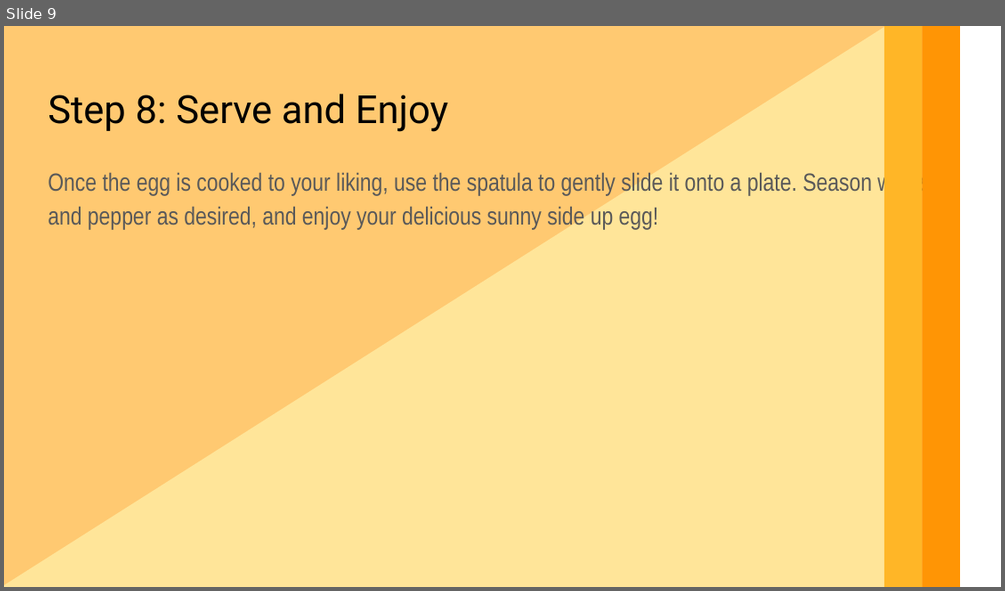
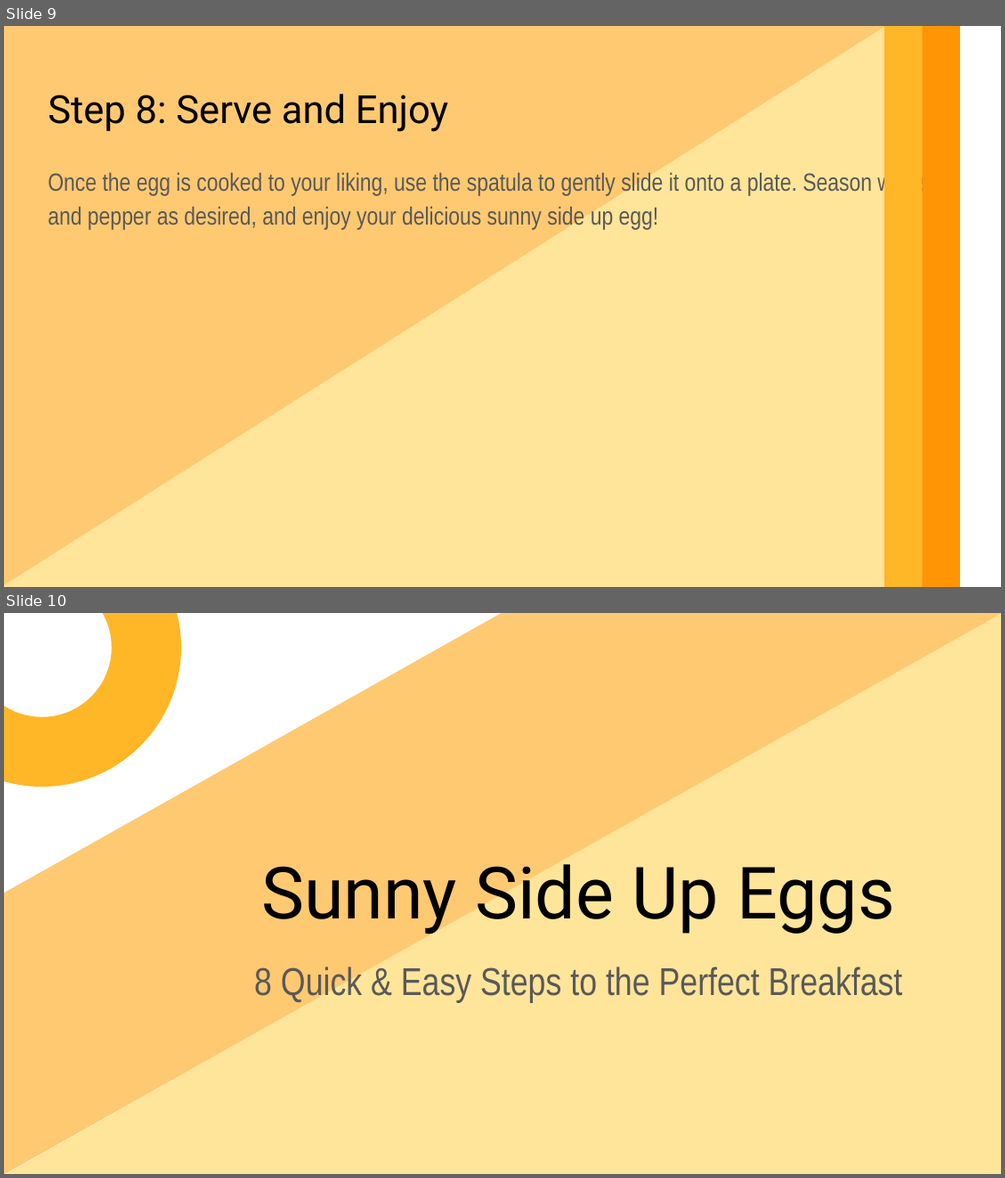
Before and after one commit to jeremyvet/ai-slides, a slide deck: cool.pptx. Shown one above the other, each under a label of ours: slide 9 before the commit, slides 9 and 10 after it. The pictures are 1005x591 and 1005x1178 pixels, drawn with LibreOffice and Linux fonts; fonts in the diff are those of the drawing. Boxes give left, top, right and bottom in pixels: in the first picture for what was removed or moved away, otherwise in the second. Text is boxed around its words. In the diff, an @@ line names an element or a change of style, - is before the commit and + after.

```diff
--- a/cool.pptx
+++ b/cool.pptx
@@ slide 10 added at <box>4,613,1001,1174</box>, background #FFFFFF @@
@@ right triangle added at <box>4,613,1001,1174</box>, fill #FFE599 @@
@@ diag stripe added at <box>4,613,1001,1173</box>, fill #FFC971, outline #FFC971 0.75 pt @@
@@ donut added at <box>4,613,180,787</box>, fill #FFB627 @@
@@ text added at <box>261,864,895,934</box>, 52 pt, text #000000 @@
+Sunny Side Up Eggs
@@ text added at <box>254,966,903,1003</box>, 28 pt, text #595959 @@
+8 Quick & Easy Steps to the Perfect Breakfast
```
Also in this commit, not shown: 8 other slides added, 2 other files.
